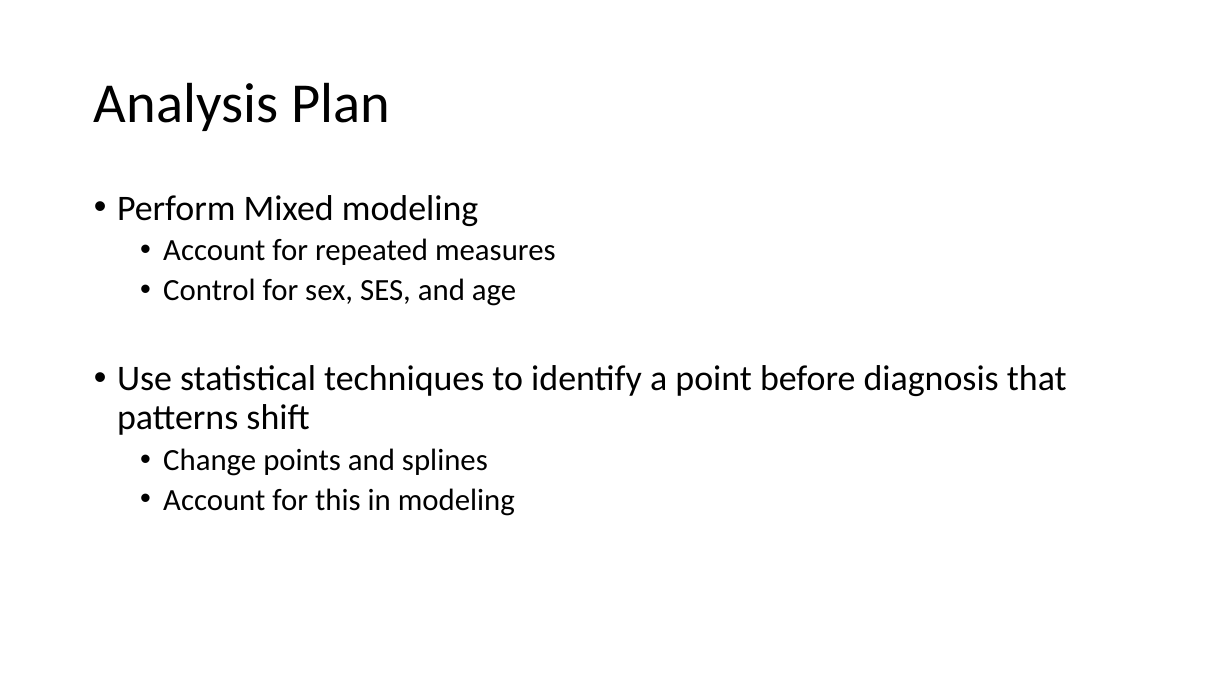
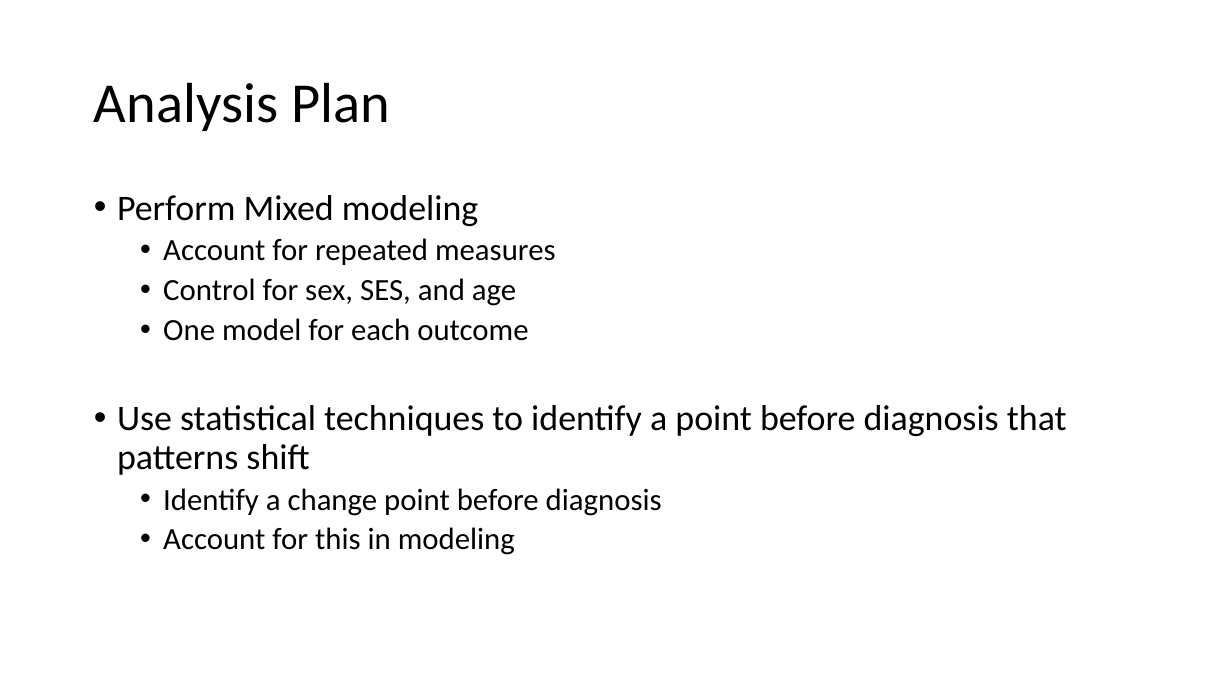
Before and after one commit to elcotton/bios6623-elcotton, a slide deck: slide 4 of Project3/Reports/BIOS6623_Project3_InterimAnalysis.pptx. Drawn at 1232x693 pixels with LibreOffice and Linux fonts; fonts in the diff are those of the drawing. Boxes give left, top, right and bottom in pixels: in the first picture for what was removed or moved away, otherwise in the second. Text is boxed around its words. In the diff, an @@ line names an element or a change of style, - is before the commit and + after.

Commit message:
Initial Change point: identification and modeling

```diff
--- a/Project3/Reports/BIOS6623_Project3_InterimAnalysis.pptx
+++ b/Project3/Reports/BIOS6623_Project3_InterimAnalysis.pptx
@@ text at (x1=163, y1=318, x2=528, y2=341): paragraph added @@
+  • One model for each outcome
@@ text at (x1=163, y1=488, x2=662, y2=516): text changed @@
-  • Change points and splines
+  • Identify a change point before diagnosis
```
Also in this commit, not shown: 9 other files.
